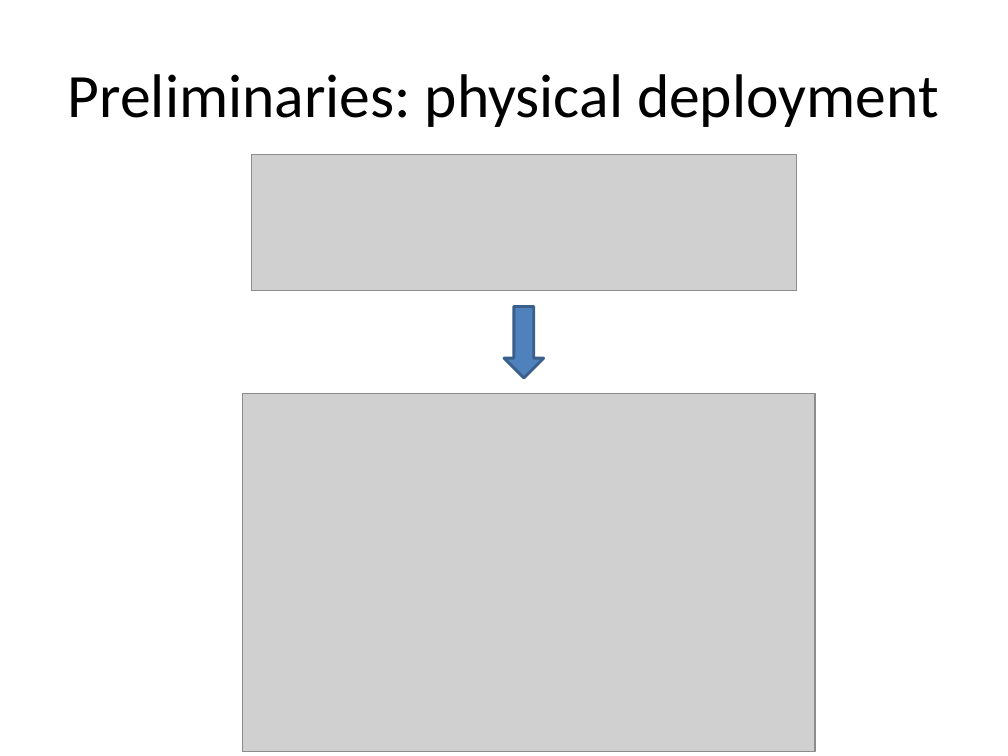
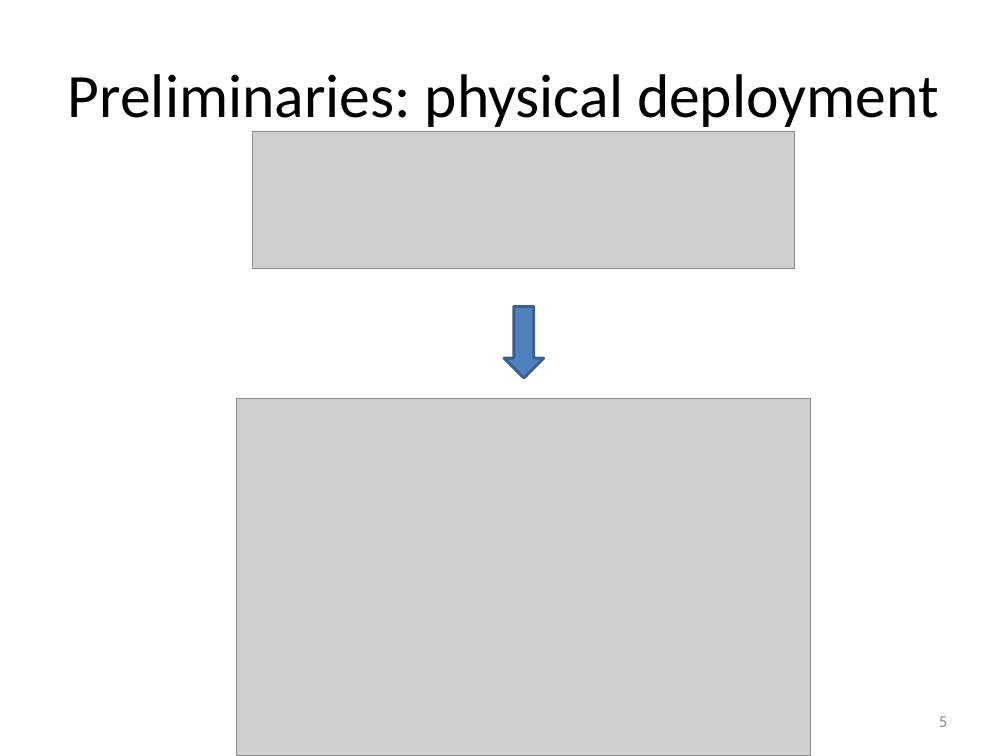
Before and after one commit to flame-stream/Papers, a slide deck: slide 5 of 2018/invalidation/slides.pptx (slide 4 before the commit). Drawn at 1008x756 pixels with LibreOffice and Linux fonts; fonts in the diff are those of the drawing; grey boxes stand for pictures. Boxes give left, top, right and bottom in pixels: in the first picture for what was removed or moved away, otherwise in the second. Text is boxed around its words. In the diff, an @@ line names an element or a change of style, - is before the commit and + after.

```diff
--- a/2018/invalidation/slides.pptx
+++ b/2018/invalidation/slides.pptx
@@ picture: place and size @@
-picture at <box>252,154,797,290</box>
+picture at <box>253,132,795,268</box>
@@ picture: place and size @@
-picture at <box>242,394,814,751</box>
+picture at <box>237,398,811,756</box>
@@ page number added at <box>939,716,947,727</box>, 12 pt, text #8C8C8C @@
+5
```
Also in this commit, not shown: 18 other slides changed, 1 slide added.
